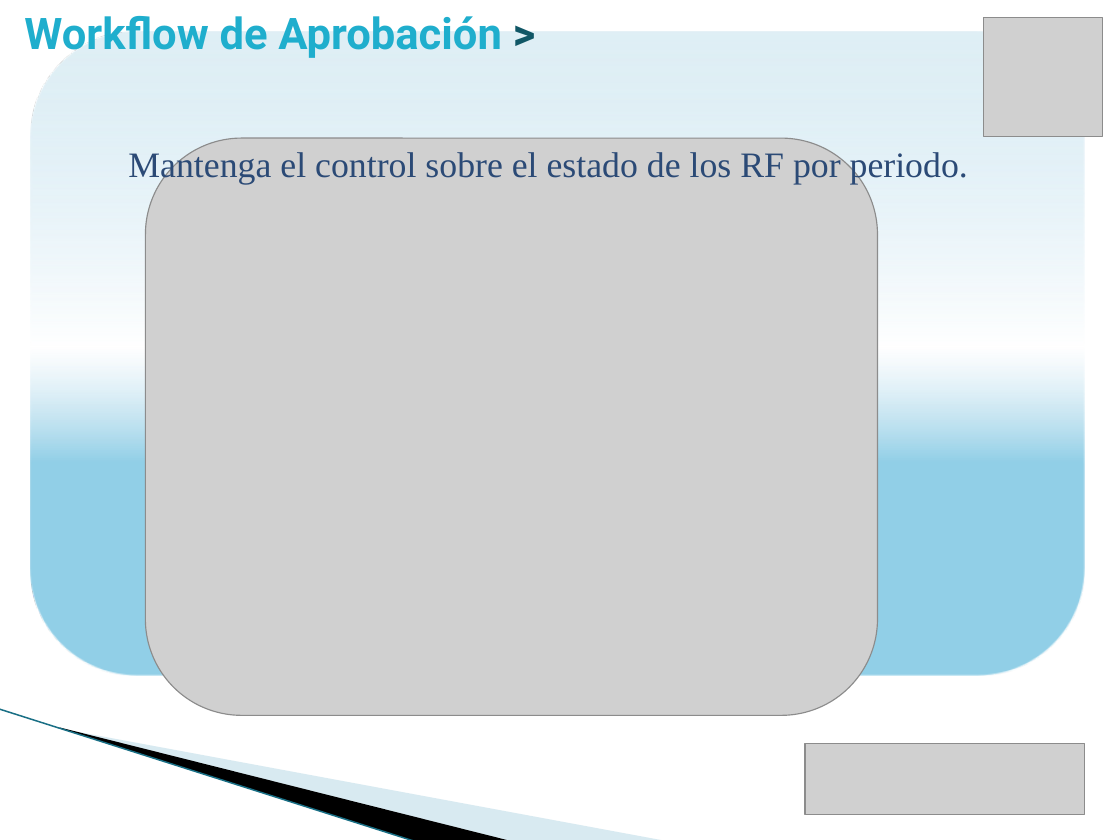
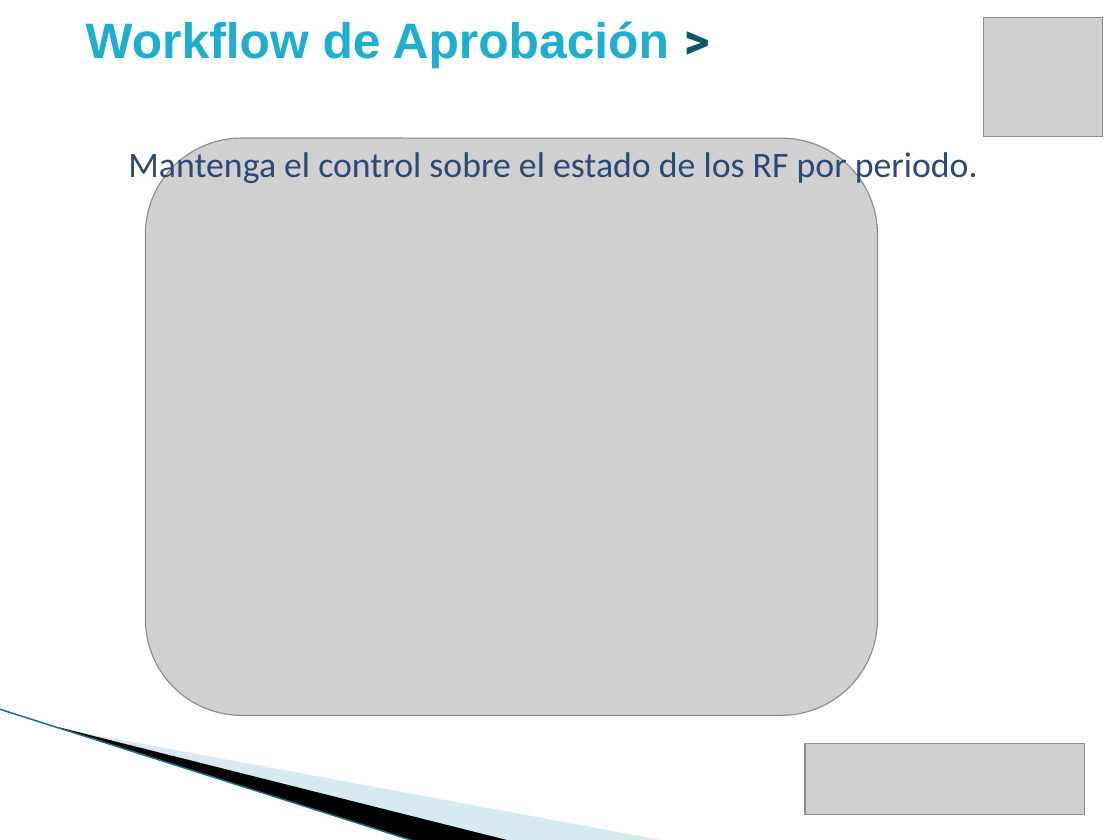
Before and after one commit to vicky1404/rev-ii, a slide deck: slide 16 of docs/comercial/brochure_2.pptx. Drawn at 1120x840 pixels with LibreOffice and Linux fonts; fonts in the diff are those of the drawing; grey boxes stand for pictures; background and template pictures are left out. Boxes give left, top, right and bottom in pixels: in the first picture for what was removed or moved away, otherwise in the second. Text is boxed around its words. In the diff, an @@ line names an element or a change of style, - is before the commit and + after.

```diff
--- a/docs/comercial/brochure_2.pptx
+++ b/docs/comercial/brochure_2.pptx
@@ text "Workflow de Aprobación >": place and size @@
-text "Workflow de Aprobación >" at [24,16,501,58]
+text "Workflow de Aprobación >" at [86,21,669,69]
@@ text "Workflow de Aprobación >" at [86,21,669,69]: size 28 to 32 pt, font Roboto to Arial @@
@@ rounded rectangle removed at [31,32,1085,676] @@
@@ text "Mantenga el control sobre el ..." at [128,147,978,186]: font Times New Roman to Calibri @@
```
Also in this commit, not shown: 23 other slides changed, 1 slide added.
